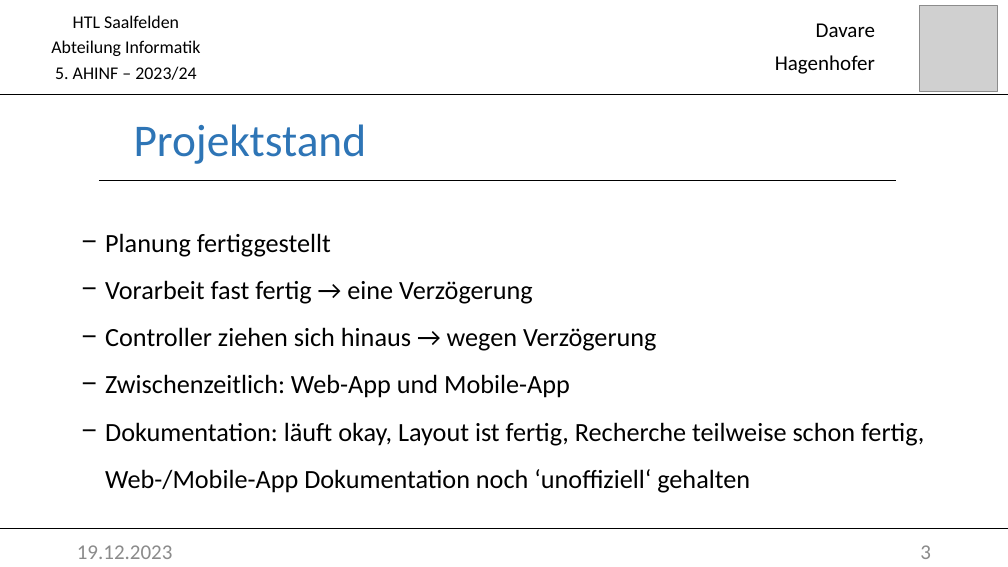
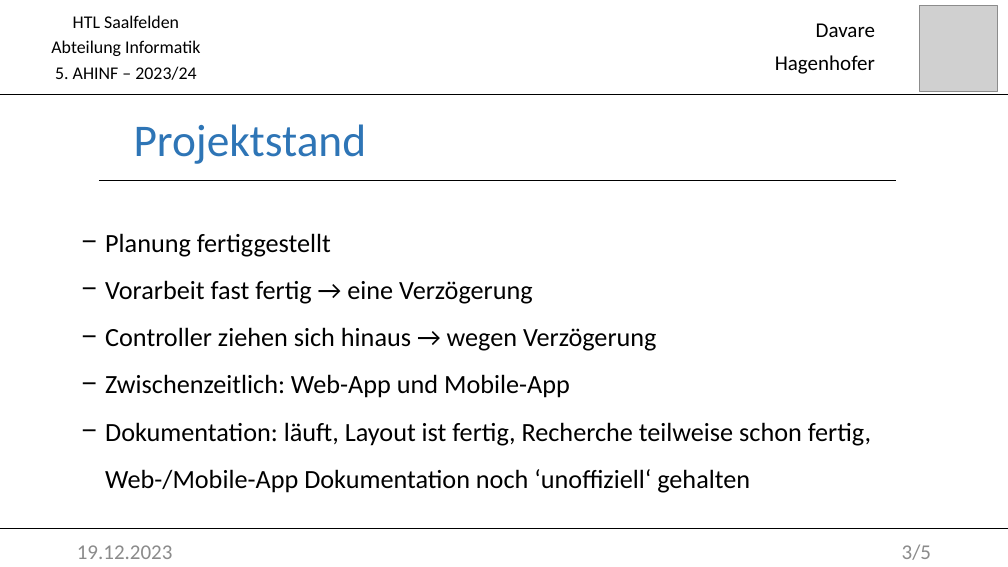
Before and after one commit to DavareDavare/GCM, a slide deck: slide 4 of Praesentation1812.pptx (slide 3 before the commit). Drawn at 1008x567 pixels with LibreOffice and Linux fonts; fonts in the diff are those of the drawing; grey boxes stand for pictures. Boxes give left, top, right and bottom in pixels: in the first picture for what was removed or moved away, otherwise in the second. Text is boxed around its words. In the diff, an @@ line names an element or a change of style, - is before the commit and + after.

```diff
--- a/Praesentation1812.pptx
+++ b/Praesentation1812.pptx
@@ text at bbox=[105, 422, 871, 493]: text changed @@
-− Dokumentation: läuft okay, Layout ist fertig, Recherche teilweise schon fertig, Web-/Mobile-App Dokumentation noch ‘unoffiziell‘ gehalten
+− Dokumentation: läuft, Layout ist fertig, Recherche teilweise schon fertig, Web-/Mobile-App Dokumentation noch ‘unoffiziell‘ gehalten
@@ text at bbox=[902, 544, 931, 560]: text changed @@
-3
+3/5
```
Also in this commit, not shown: 4 other slides changed, 1 slide added, 1 other file.
